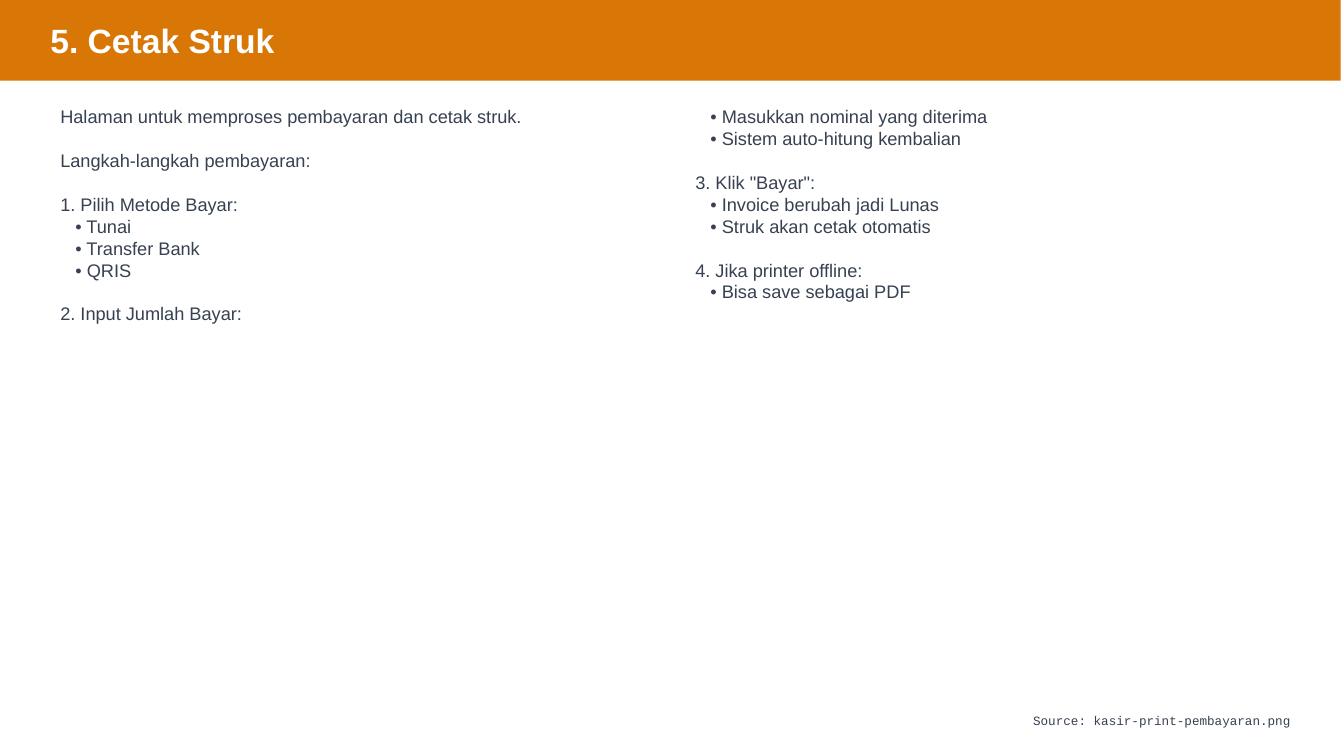
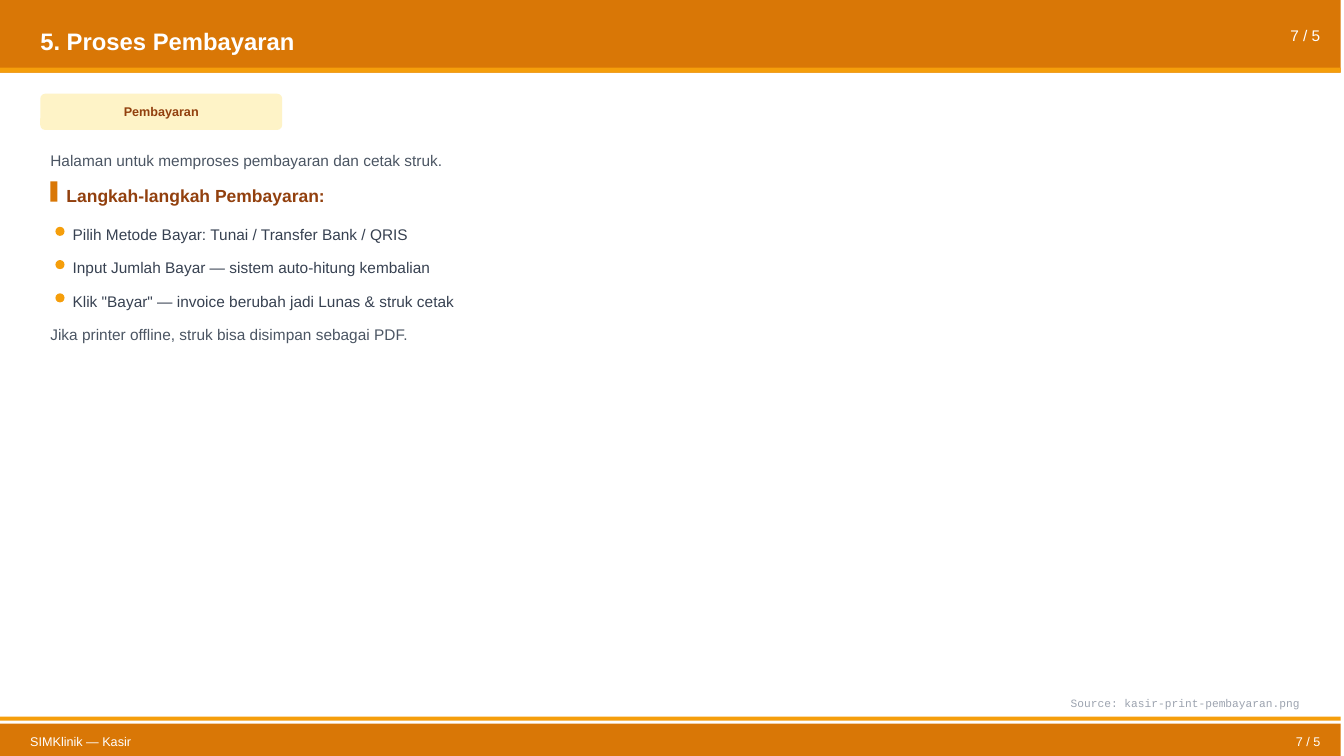
Before and after one commit to NixFester/demo-clinic, a slide deck: slide 11 of dokumen/kasir.pptx. Drawn at 1344x756 pixels with LibreOffice and Linux fonts; fonts in the diff are those of the drawing. Boxes give left, top, right and bottom in pixels: in the first picture for what was removed or moved away, otherwise in the second. Text is boxed around its words. In the diff, an @@ line names an element or a change of style, - is before the commit and + after.

```diff
--- a/dokumen/kasir.pptx
+++ b/dokumen/kasir.pptx
@@ rectangle: place and size @@
-rectangle at <box>0,0,1341,81</box>
+rectangle at <box>0,0,1341,73</box>
@@ text at <box>40,32,295,55</box>: text changed; size 24 to 17 pt @@
-5. Cetak Struk
+5. Proses Pembayaran
@@ text added at <box>1290,30,1321,41</box>, 11 pt, text #FFFFFF @@
+7 / 5
@@ rectangle added at <box>0,68,1341,73</box>, fill #F59E0B @@
@@ rounded rectangle added at <box>40,94,282,130</box>, fill #FEF3C7 @@
@@ text removed at <box>60,109,521,324</box> @@
-Halaman untuk memproses pembayaran dan cetak struk.
-Langkah-langkah pembayaran:
-1. Pilih Metode Bayar:
-• Tunai
-• Transfer Bank
-• QRIS
-2. Input Jumlah Bayar:
@@ text added at <box>124,107,199,119</box>, 9 pt, text #92400E, bold @@
+Pembayaran
@@ text removed at <box>695,109,988,302</box> @@
-• Masukkan nominal yang diterima
-• Sistem auto-hitung kembalian
-3. Klik "Bayar":
-• Invoice berubah jadi Lunas
-• Struk akan cetak otomatis
-4. Jika printer offline:
-• Bisa save sebagai PDF
@@ text added at <box>50,155,442,169</box>, 11 pt, text #4B5563 @@
+Halaman untuk memproses pembayaran dan cetak struk.
@@ rectangle added at <box>50,181,57,202</box>, fill #D97706 @@
@@ text added at <box>66,189,325,206</box>, 12.5 pt, text #92400E, bold @@
+Langkah-langkah Pembayaran:
@@ ellipse added at <box>55,227,65,236</box>, fill #F59E0B @@
@@ text added at <box>73,229,408,243</box>, 11 pt, text #374151 @@
+Pilih Metode Bayar: Tunai / Transfer Bank / QRIS
@@ ellipse added at <box>55,260,65,269</box>, fill #F59E0B @@
@@ text added at <box>73,262,430,276</box>, 11 pt, text #374151 @@
+Input Jumlah Bayar — sistem auto-hitung kembalian
@@ ellipse added at <box>55,293,65,302</box>, fill #F59E0B @@
@@ text added at <box>73,296,454,310</box>, 11 pt, text #374151 @@
+Klik "Bayar" — invoice berubah jadi Lunas & struk cetak
@@ text added at <box>50,329,407,343</box>, 11 pt, text #4B5563 @@
+Jika printer offline, struk bisa disimpan sebagai PDF.
@@ rectangle added at <box>0,717,1341,721</box>, fill #F59E0B @@
@@ text "Source: kasir-print-pembayaran.png": place and size @@
-text "Source: kasir-print-pembayaran.png" at <box>1033,716,1291,728</box>
+text "Source: kasir-print-pembayaran.png" at <box>1071,699,1299,709</box>
@@ text "Source: kasir-print-pembayaran.png" at <box>1071,699,1299,709</box>: size 9 to 8 pt, text colour #374151 to #9CA3AF @@
@@ rectangle added at <box>0,724,1341,756</box>, fill #D97706 @@
@@ text added at <box>30,737,131,746</box>, 9 pt, text #FFFFFF @@
+SIMKlinik — Kasir
@@ text added at <box>1296,737,1320,746</box>, 9 pt, text #FFFFFF @@
+7 / 5
```
Also in this commit, not shown: 10 other slides changed, 1 slide added, 1 slide removed, 23 other files.
